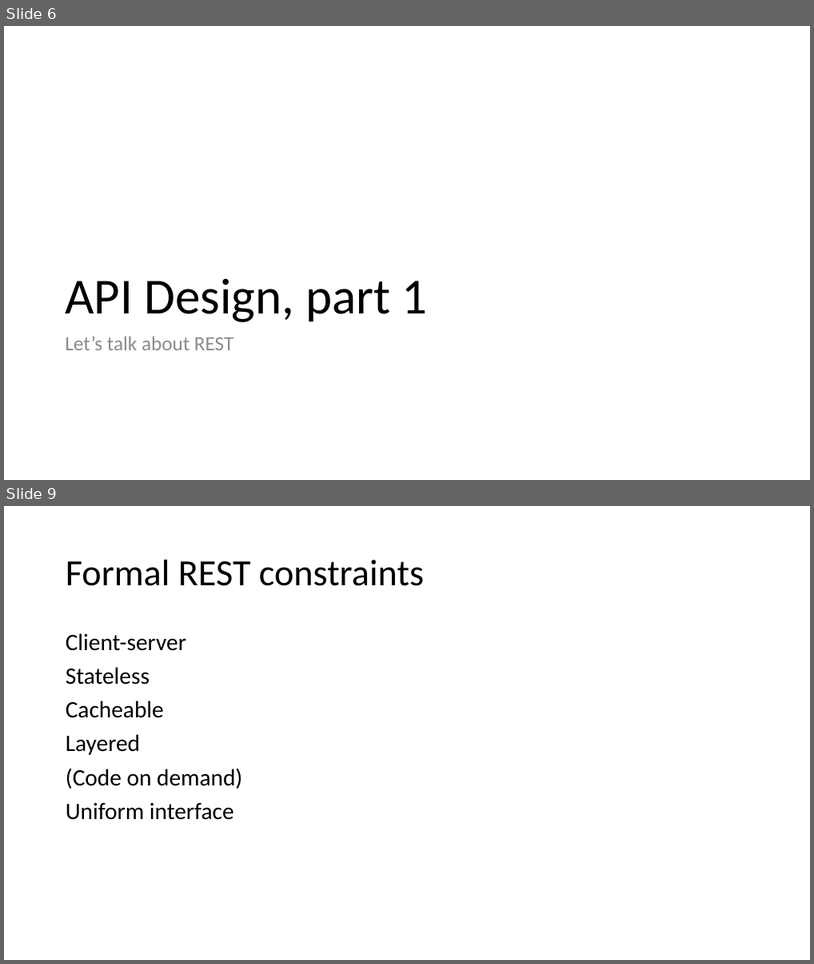
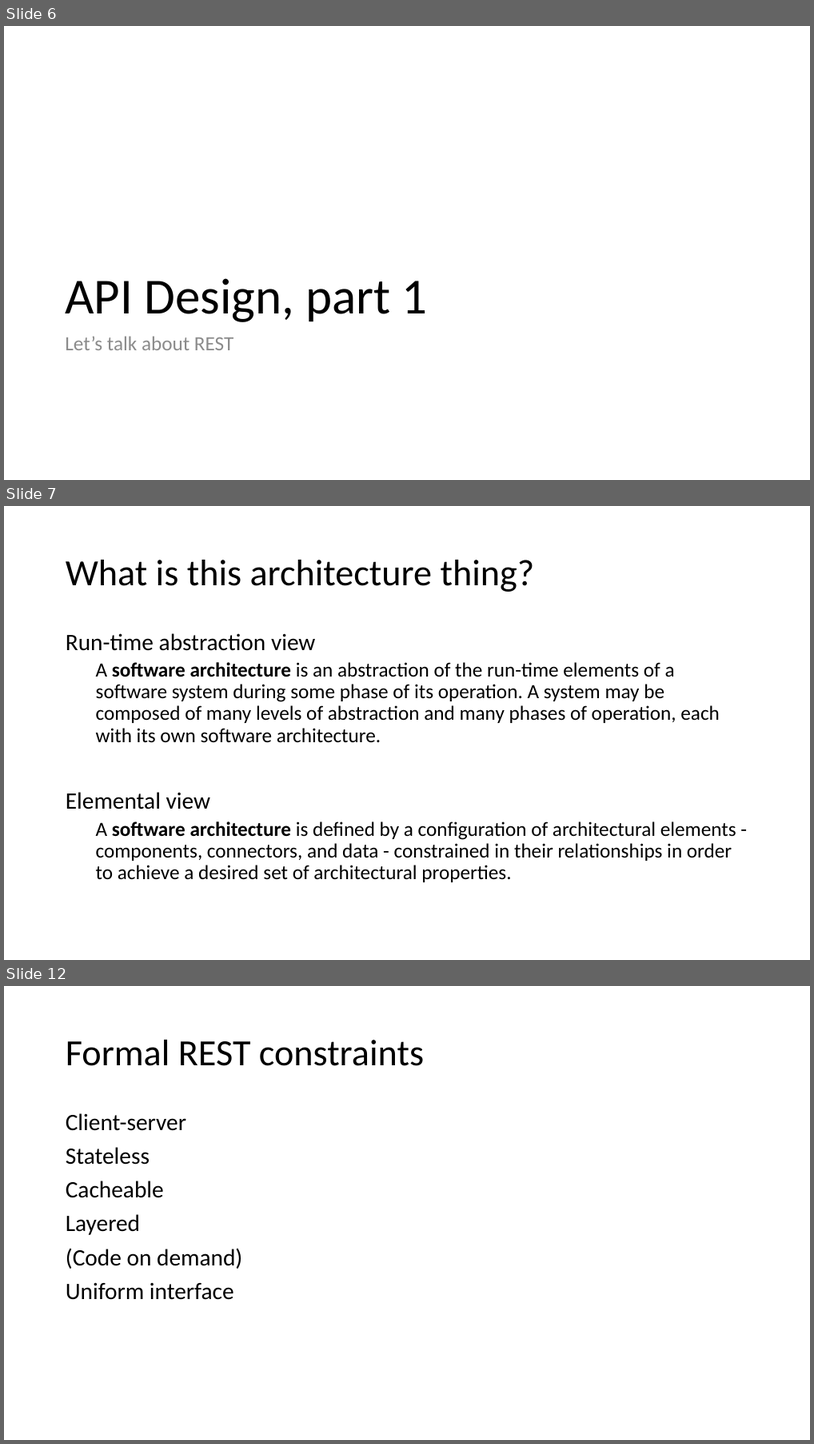
Before and after one commit to maherhosn/SU_SEGR_5240_18SQ, a slide deck: 01 - Introduction.pptx. Shown one above the other, each under a label of ours: slides 6 and 9 before the commit, slides 6, 7 and 12 after it; the slides between them are not shown. The pictures are 814x964 and 814x1444 pixels, drawn with LibreOffice and Linux fonts; fonts in the diff are those of the drawing. Boxes give left, top, right and bottom in pixels: in the first picture for what was removed or moved away, otherwise in the second. Text is boxed around its words. In the diff, an @@ line names an element or a change of style, - is before the commit and + after.

```diff
--- a/01 - Introduction.pptx
+++ b/01 - Introduction.pptx
@@ slide 7 added at box(4, 506, 810, 960), background #FFFFFF @@
@@ title added at box(66, 560, 535, 592), 44 pt, text #000000 @@
+What is this architecture thing?
@@ text added at box(66, 633, 737, 882), 24 pt, text #000000 @@
+Run-time abstraction view
+  A software architecture is an abstraction of the run-time elements of a software system during some phase of its operation. A system may be composed of many levels of abstraction and many phases of operation, each with its own software architecture.
+Elemental view
+  A software architecture is defined by a configuration of architectural elements - components, connectors, and data - constrained in their relationships in order to achieve a desired set of architectural properties.
@@ what was slide 9 is now slide 12 @@
```
Also in this commit, not shown: 8 slides changed, 2 other slides added, 29 other files.
